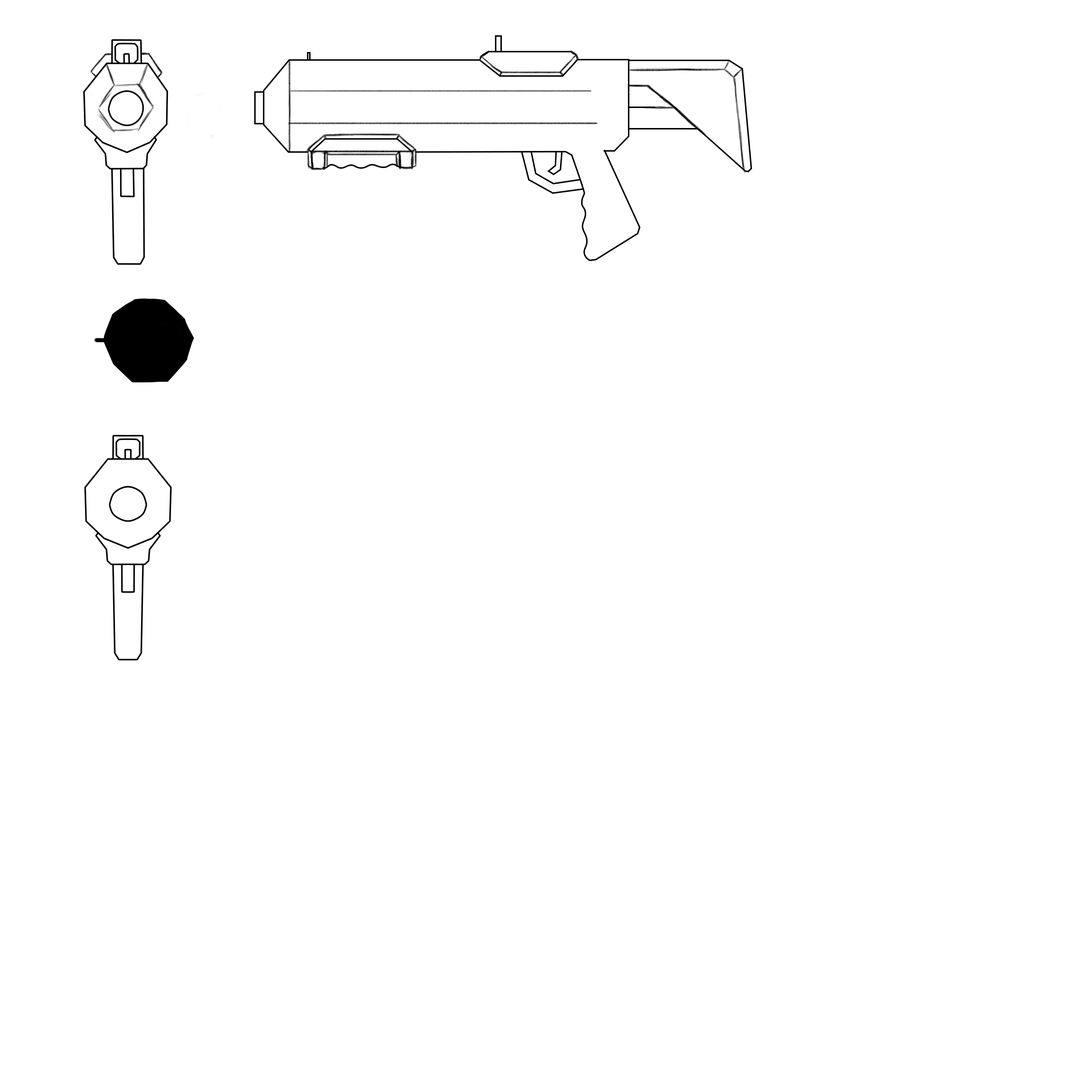
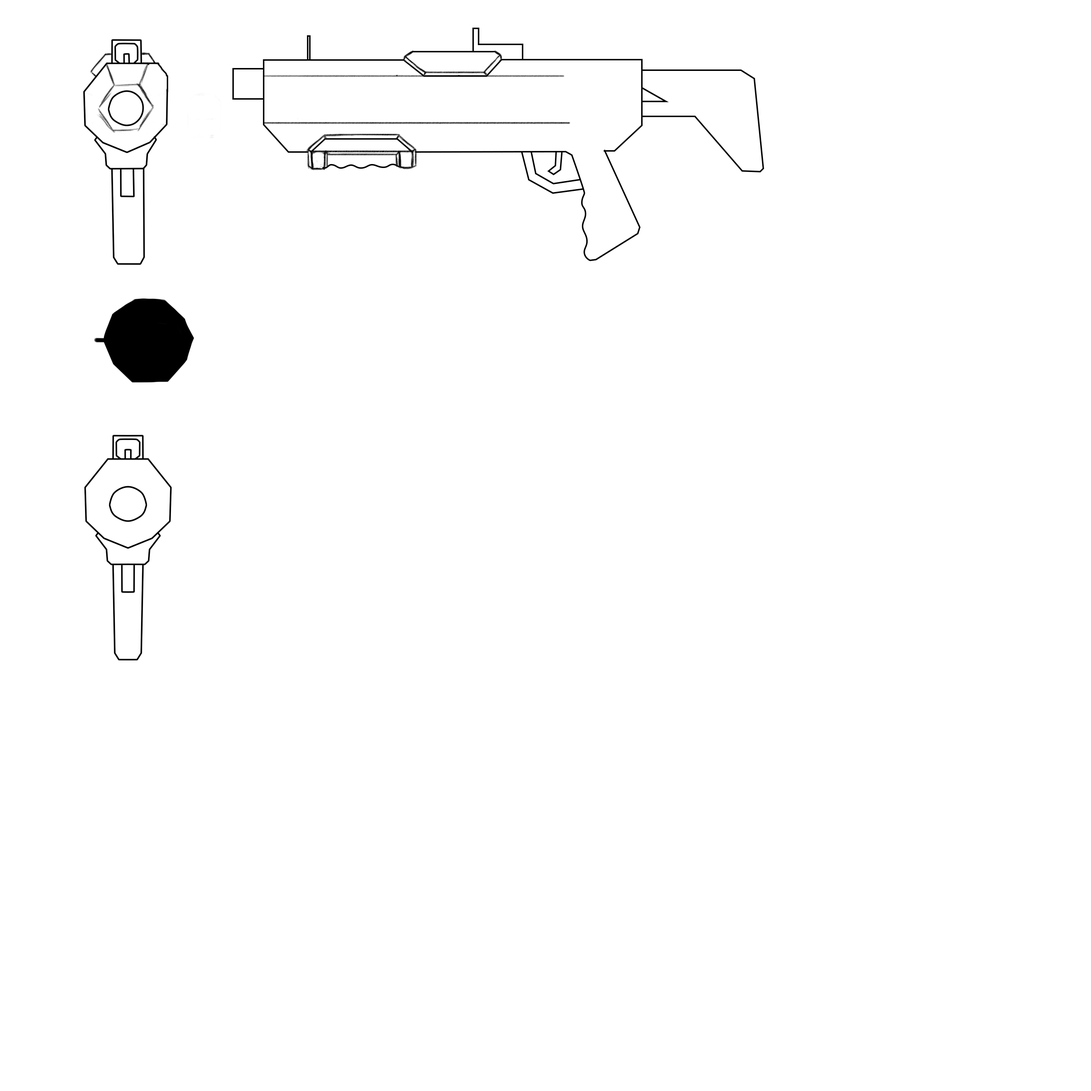
Comparing the layer stacks of the two 1091 × 1091 images. Changes:
painted on "Capa 2" over [142, 46, 747, 175]
painted on "Forma 12" over [472, 27, 524, 60]
painted on "Forma 8" over [307, 35, 311, 54]
painted on "Forma 6" over [628, 88, 664, 107]
painted on "Forma 5" over [629, 59, 765, 173]
painted on "Forma 4" over [403, 50, 579, 77]
painted on "Forma 3" over [412, 60, 642, 260]
painted on "Forma 1" over [264, 60, 290, 91]
